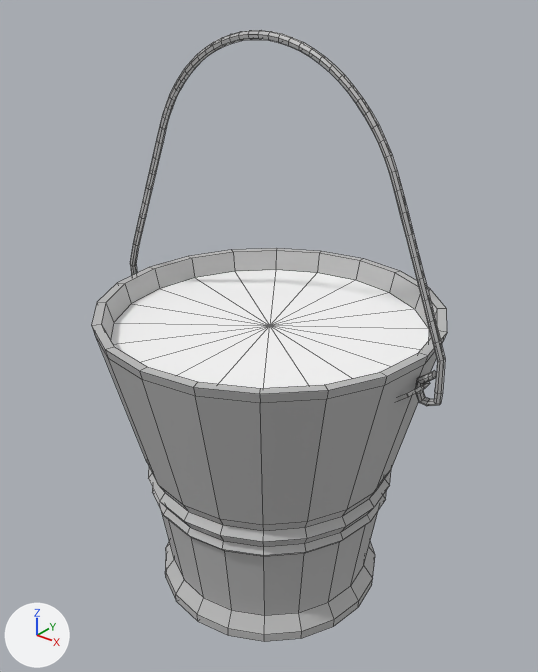
The FBX model Models/Hink_med_vatten/Hink_med_vatten.fbx: old version first, new version second.
One viewpoint serves both versions: a 50 mm lens placed at (4.175, -0.916, 1.055), pointed at (3.44, 0.002, 0.486). Every picture has the same lights, and +X, +Y and +Z are marked at lower left. Mesh edges are drawn as thin lines. Where no turn or scale is listed for an object, it has been applied to the vertices.
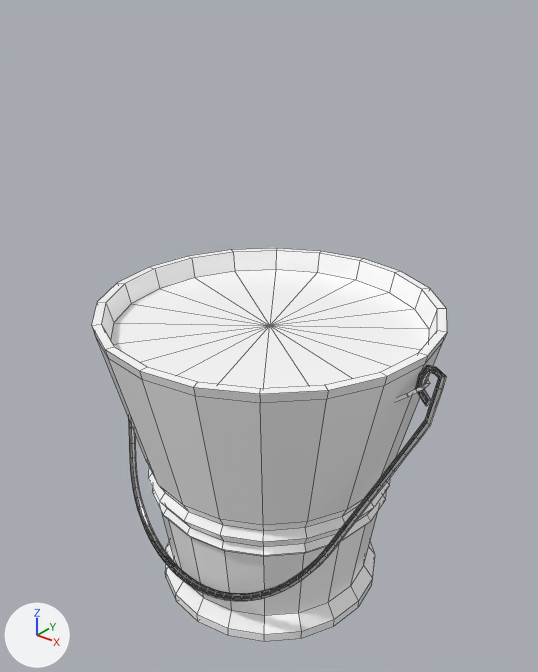
The newer file is also rescaled (x0.644), turned or shifted as a whole; pictures and numbers use the older file's frame.

The edits, one by one:
Material 'ai_water' (mat_ai_water) is new.
Its base color is (1.0, 1.0, 1.0) (white #ffffff).
Its roughness is 0.2.
me_mesh has 746 vertices, 753 faces and spans x -0.336..0.336, y -0.299..0.299, z -0.498..0.498.
me_mesh is used by ob_polysurface6; location (3.439, 0.0, 0.484).
me_mesh part 1: the loose piece of 448 vertices spanning x -0.336..0.336, y -0.013..-0.001, z -0.016..0.498 is turned 155.2 degrees about the x axis through its middle, then moved by (0.0, -0.095, -0.43).
me_mesh part 2: all 733 faces that had it switch from mat_hink (grey #bcbcbc) to mat_water (white #ffffff).
me_mesh now uses material mat_ai_water (white #ffffff).

Changed parts and their boxes [x1, y1, x2, y2] in the pictures (538 x 672 px; the box of a moved part takes in the faces that stretch with it):
'polySurface6', recoloured, reshaped (36% shorter)
    before: [91, 30, 447, 642]
    after: [91, 248, 447, 642]
part 1 of me_mesh, moved or reshaped
    before: [130, 30, 445, 406]
    after: [128, 365, 447, 601]
part 2 of me_mesh, recoloured
    both: [91, 248, 447, 642]
